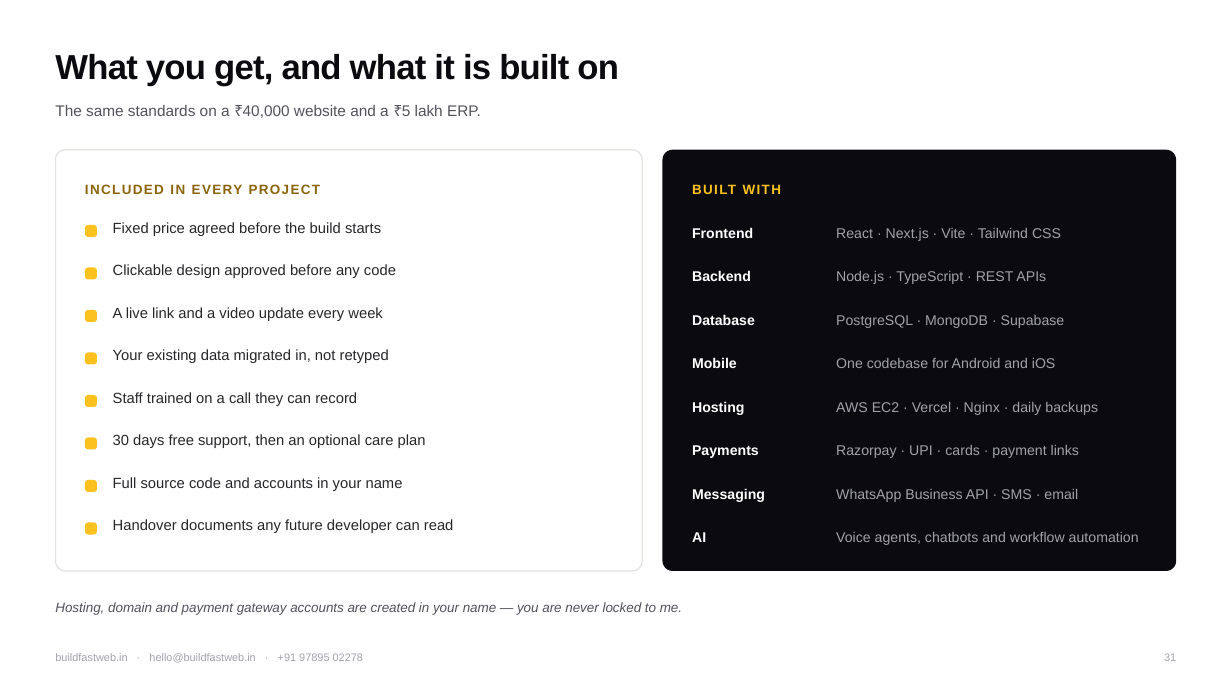
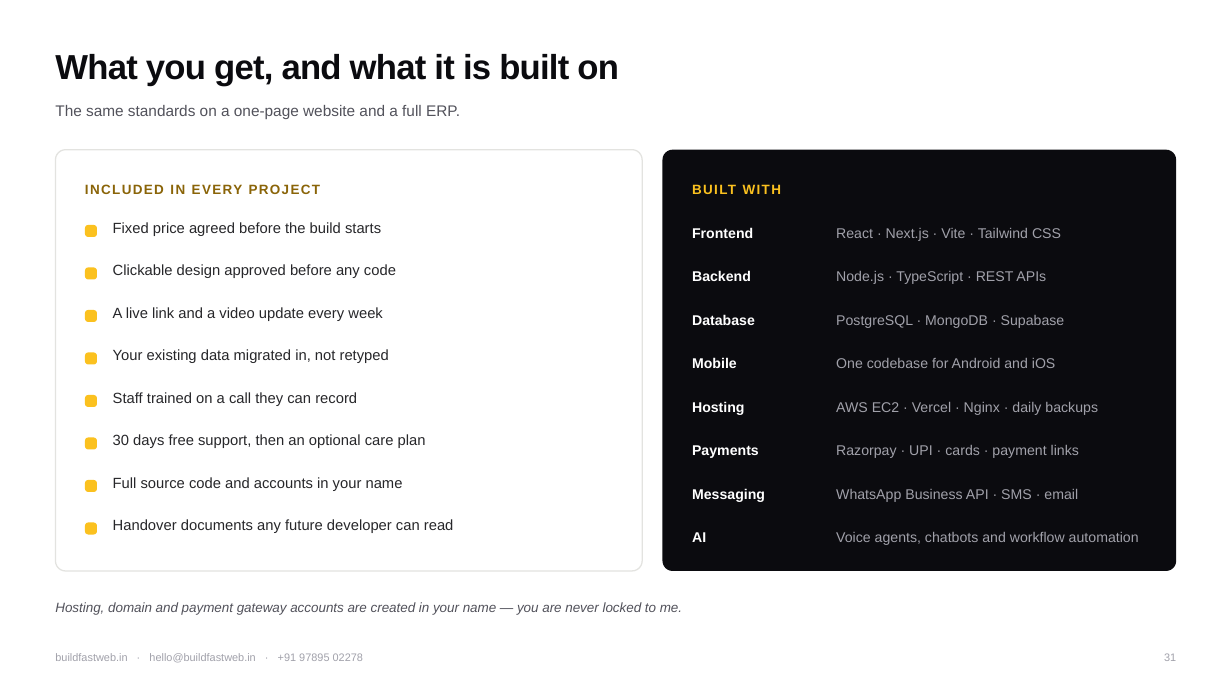
Before and after one commit to Gowtham310106/personal-portfolio, a slide deck: slide 31 of presentation/Build-Fast-Web-Capabilities.pptx. Drawn at 1232x693 pixels with LibreOffice and Linux fonts; fonts in the diff are those of the drawing. Boxes give left, top, right and bottom in pixels: in the first picture for what was removed or moved away, otherwise in the second. Text is boxed around its words. In the diff, an @@ line names an element or a change of style, - is before the commit and + after.

```diff
--- a/presentation/Build-Fast-Web-Capabilities.pptx
+++ b/presentation/Build-Fast-Web-Capabilities.pptx
@@ text at [55,105,460,119]: text changed @@
-The same standards on a ₹40,000 website and a ₹5 lakh ERP.
+The same standards on a one-page website and a full ERP.
```
Also in this commit, not shown: 4 other files.
